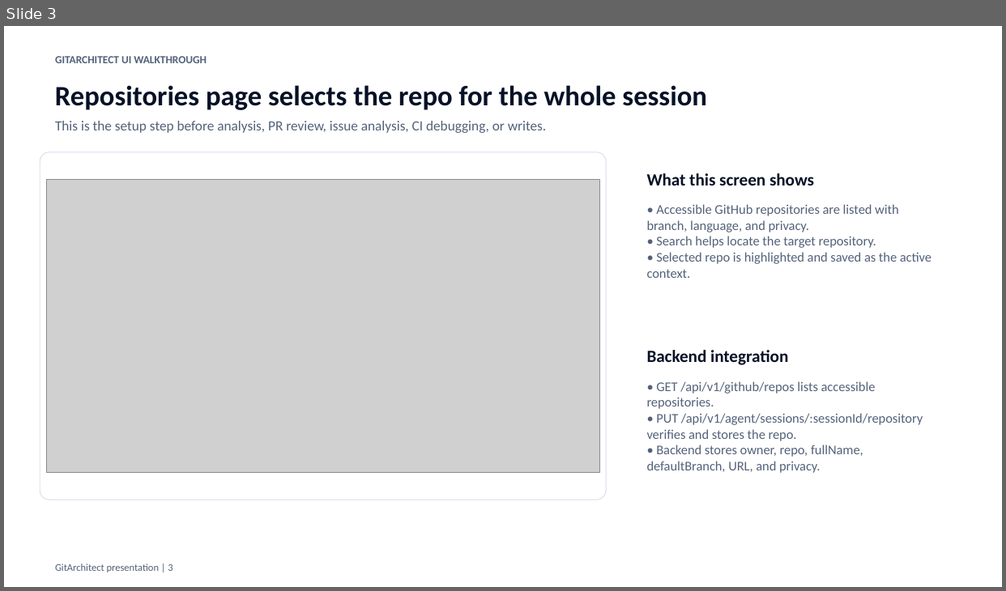
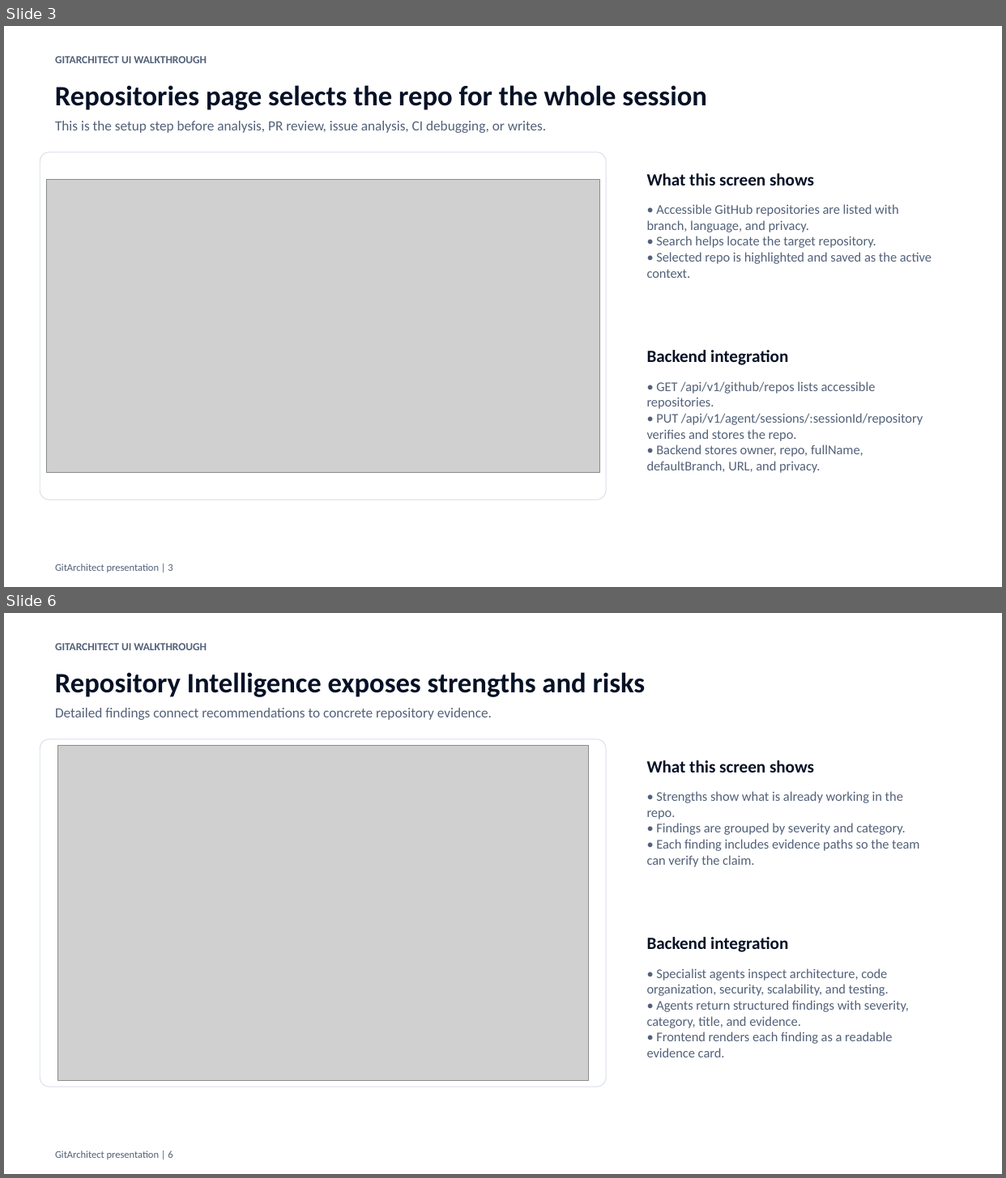
Before and after one commit to Dipak-Ahirav/MCP_GIT_Architect_Backend, a slide deck: GitArchitect_Screenshot_Walkthrough.pptx. Shown one above the other, each under a label of ours: slide 3 before the commit, slides 3 and 6 after it; the slides between them are not shown. The pictures are 1006x591 and 1006x1178 pixels, drawn with LibreOffice and Linux fonts; fonts in the diff are those of the drawing; grey boxes stand for pictures. Boxes give left, top, right and bottom in pixels: in the first picture for what was removed or moved away, otherwise in the second. Text is boxed around its words. In the diff, an @@ line names an element or a change of style, - is before the commit and + after.

```diff
--- a/GitArchitect_Screenshot_Walkthrough.pptx
+++ b/GitArchitect_Screenshot_Walkthrough.pptx
@@ slide 6 added at [4, 613, 1002, 1174], background #FFFFFF @@
@@ text added at [55, 643, 206, 650], 10.5 pt, text #536179, bold @@
+GITARCHITECT UI WALKTHROUGH
@@ text added at [55, 672, 646, 697], 27 pt, text #071126, bold @@
+Repository Intelligence exposes strengths and risks
@@ text added at [55, 708, 492, 720], 13.5 pt, text #536179 @@
+Detailed findings connect recommendations to concrete repository evidence.
@@ rounded rectangle added at [40, 739, 606, 1088], fill #FFFFFF, outline #D8DEE9 0.75 pt @@
@@ picture added at [58, 746, 589, 1081] @@
@@ text added at [647, 760, 814, 773], 16.5 pt, text #071126, bold @@
+What this screen shows
@@ text added at [647, 791, 919, 867], 12.8 pt, text #536179 @@
+• Strengths show what is already working in the repo.
+• Findings are grouped by severity and category.
+• Each finding includes evidence paths so the team can verify the claim.
@@ text added at [647, 937, 788, 952], 16.5 pt, text #071126, bold @@
+Backend integration
@@ text added at [647, 969, 909, 1058], 12.8 pt, text #536179 @@
+• Specialist agents inspect architecture, code organization, security, scalability, and testing.
+• Agents return structured findings with severity, category, title, and evidence.
+• Frontend renders each finding as a readable evidence card.
@@ text added at [55, 1151, 172, 1160], 9.8 pt, text #536179 @@
+GitArchitect presentation | 6
```
Also in this commit, not shown: 12 slides changed, 1 other slide added, 1 other file.
